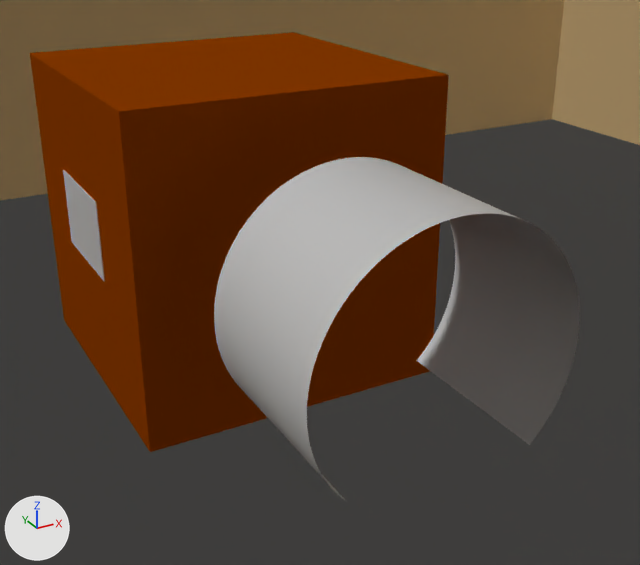
Before and after pictures for a commit that changed the Blender file Simulation/Lidar_Simulation.blend.
Rendered twice from a 50 mm camera at (-0.011, -0.167, 1.01) aimed at (0.114, 0.061, 0.896). Every picture has the same lights, and +X, +Y and +Z are marked at lower left. Everything nearer to the camera than a plane just in front of the edit is cut away.
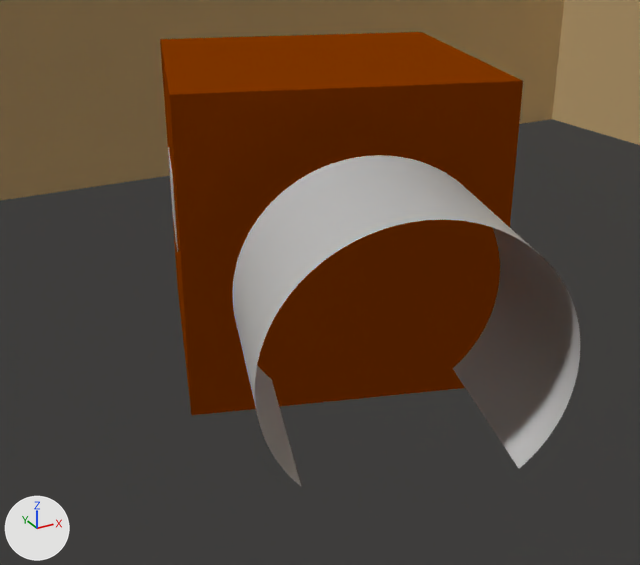
The edits, one by one:
me_lidar_scan_mesh_002 has 2162 vertices, 1080 faces and spans x -0.0382..0.0382, y -0.0255..0.0255, z -0.033..0.033.
me_lidar_scan_mesh_002 is used by ob_lidar_scan_object; location (0.1016, 0.0, 0.9144).
me_lidar_scan_mesh_002 part 1: the whole mesh is turned -18 degrees about the z axis through its middle.
Object 'Cube' (ob_cube) moves from (0.102, 0.102, 0.909) to (0.133, 0.0966, 0.909).
Object 'Cube' (ob_cube) turns from (0, 0, 0) to (0, 0, 342) degrees about x, y and z.

What differs and where, as boxes (x1, y1, x2, y2) in the pictures (640 x 565 px):
'Cube', moved, turned: before (30, 32, 449, 452); after (160, 32, 523, 415)
'Lidar_Scan_Object', mesh turned: before (214, 157, 579, 501); after (232, 155, 580, 486)
'IMU_Object', moved, turned: before (63, 170, 105, 281); after (168, 147, 178, 252)
